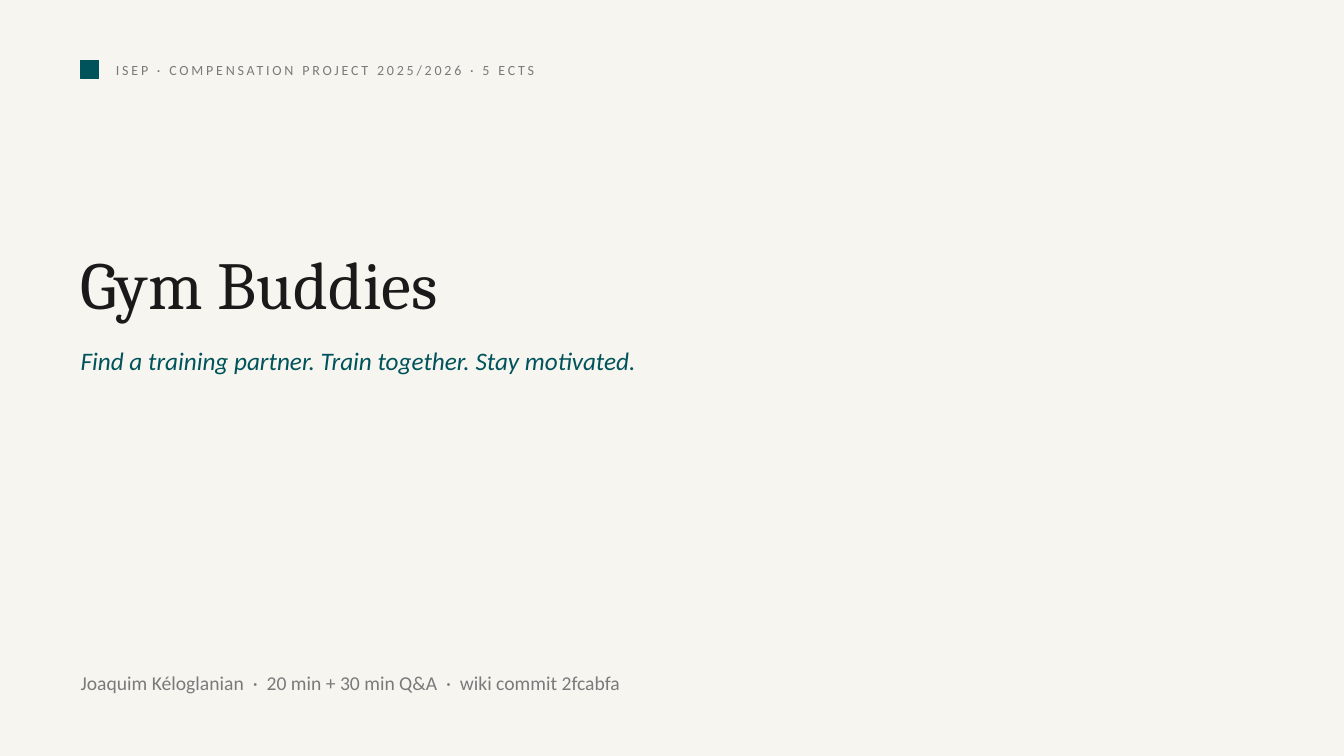
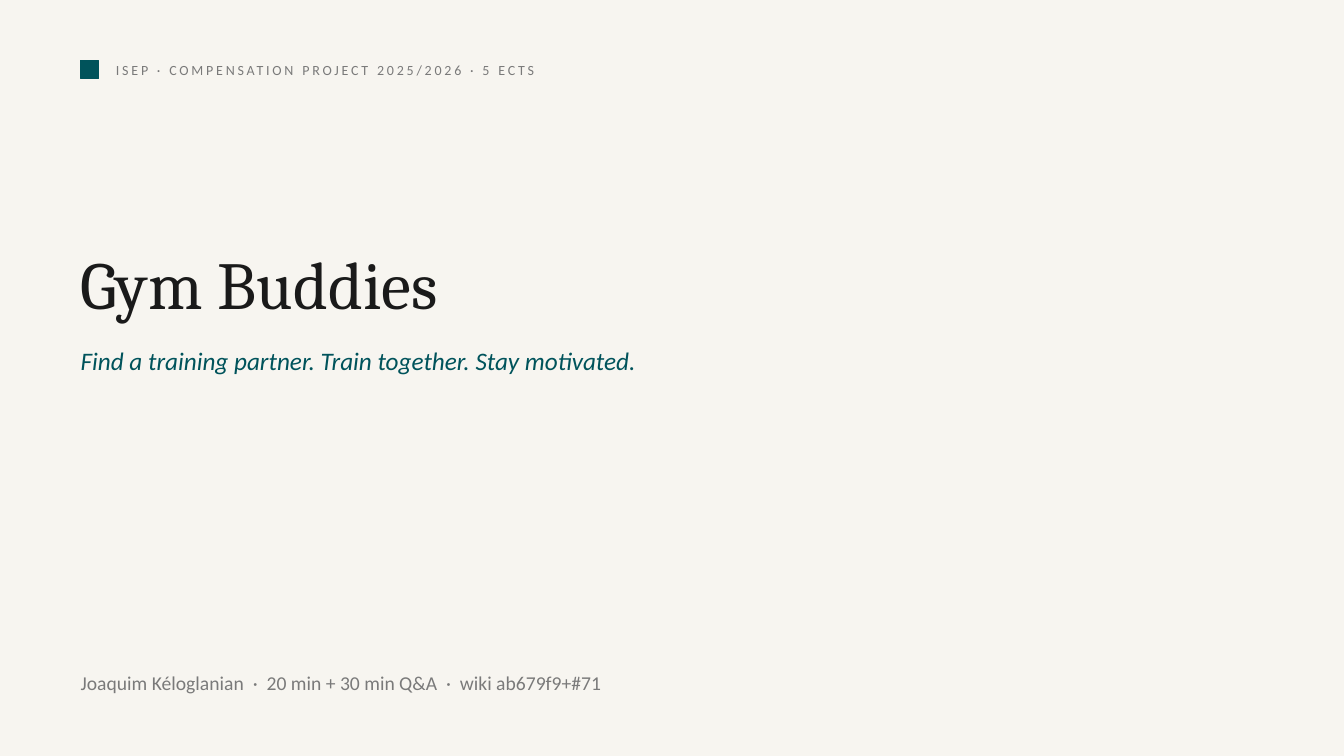
Before and after one commit to Projet-de-compensation-2025-2026/gym-buddy-documentation, a slide deck: slide 1 of 99-Academic-deliverables/Gym-Buddies-defense.pptx. Drawn at 1344x756 pixels with LibreOffice and Linux fonts; fonts in the diff are those of the drawing. Boxes give left, top, right and bottom in pixels: in the first picture for what was removed or moved away, otherwise in the second. Text is boxed around its words. In the diff, an @@ line names an element or a change of style, - is before the commit and + after.

Commit message:
docs(#71): capture live v1.1.0 screenshots for the academic pack
Fold Pages v1.1.0 member shots 1-14, wiki Mermaid 17-18, and VPS
health 19 into the report PDF and defense deck. Admin 15-16 stay
blocked on staff bootstrap (#78). Cookie line matches live
SameSite=None; Partitioned.

Refs: Projet-de-compensation-2025-2026/gym-buddy-documentation#71

```diff
--- a/99-Academic-deliverables/Gym-Buddies-defense.pptx
+++ b/99-Academic-deliverables/Gym-Buddies-defense.pptx
@@ text at (x1=81, y1=676, x2=601, y2=694): text changed @@
-Joaquim Kéloglanian · 20 min + 30 min Q&A · wiki commit 2fcabfa
+Joaquim Kéloglanian · 20 min + 30 min Q&A · wiki ab679f9+#71
```
Also in this commit, not shown: 5 other slides changed, 35 other files.
